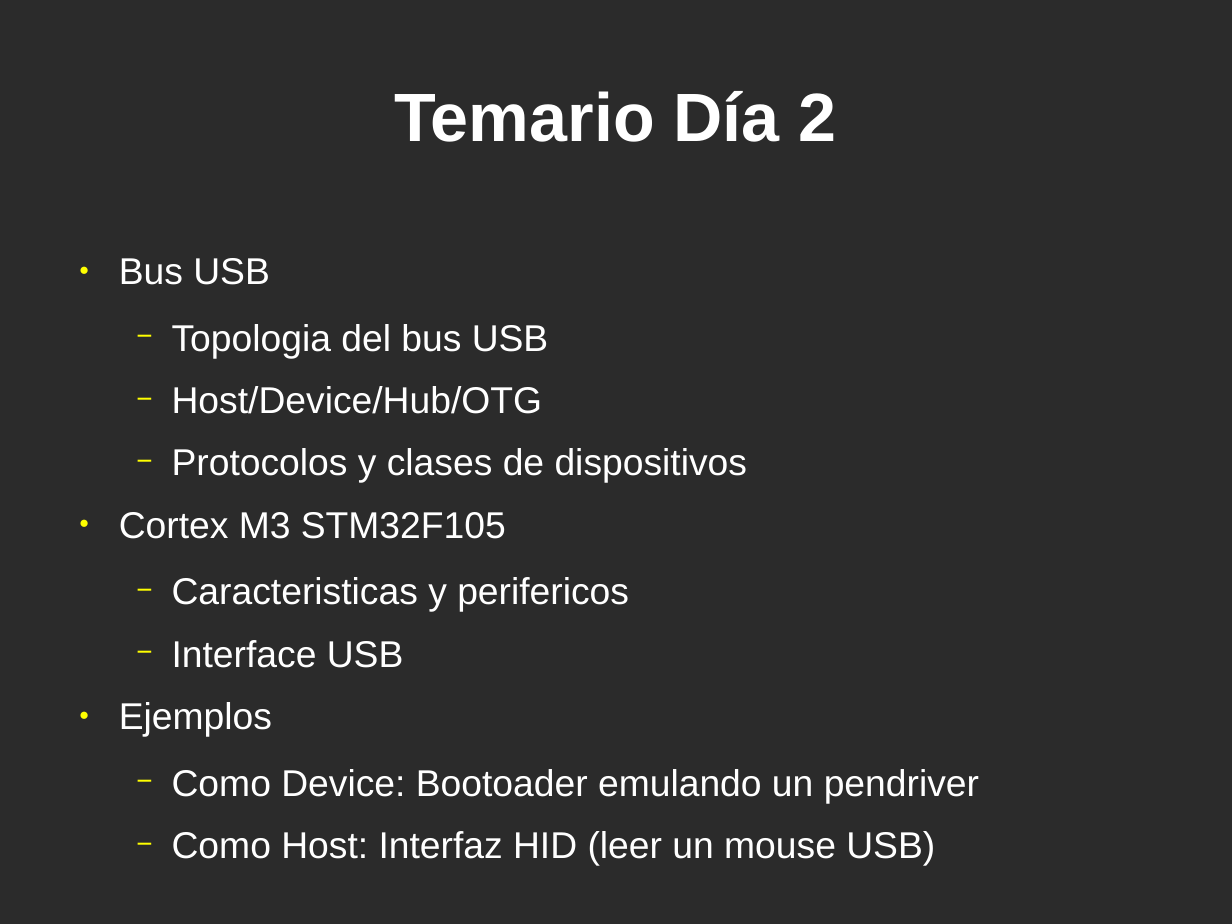
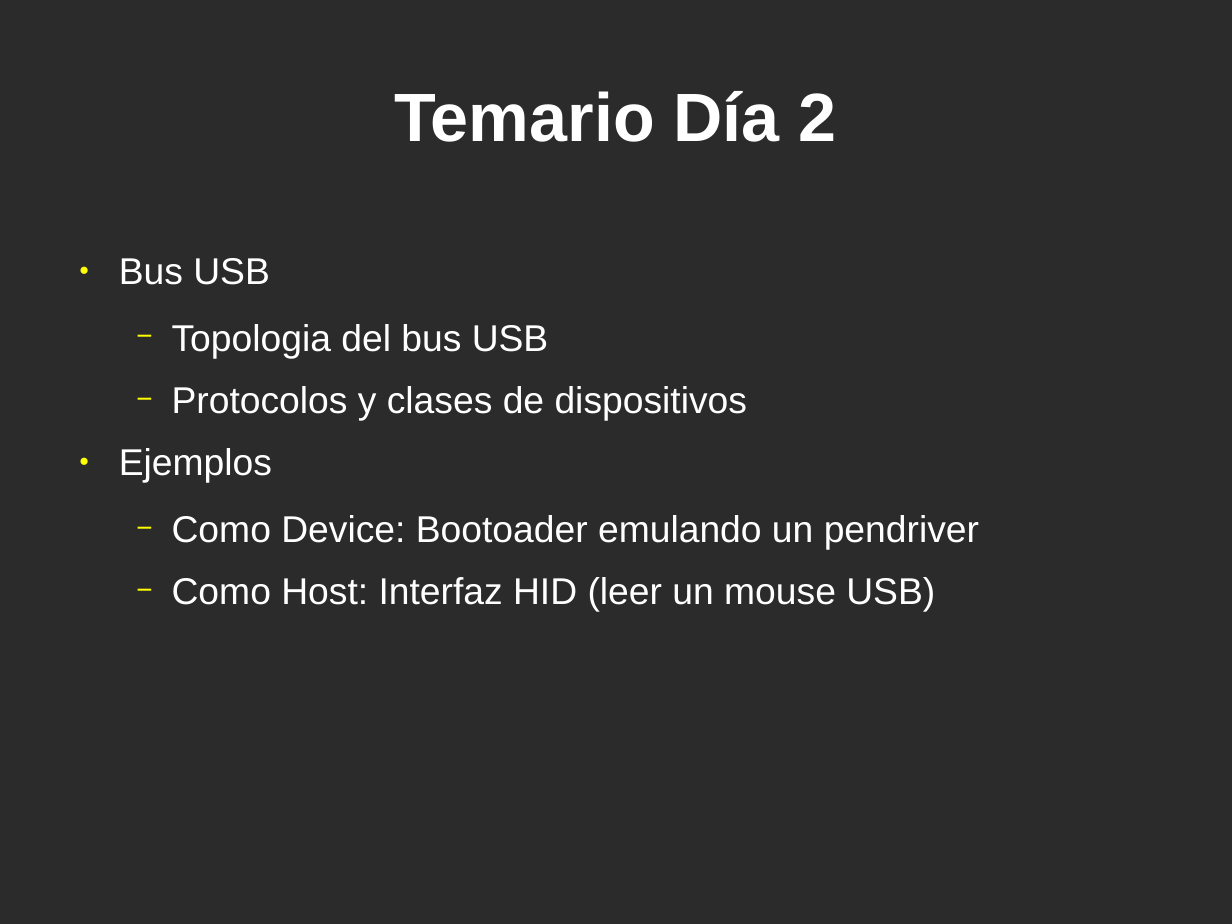
Before and after one commit to martinribelotta/curso_cm3_2011_docs, a slide deck: slide 2 of Curso Cortex M3 UTN Dia2.odp. Drawn at 1232x924 pixels with LibreOffice and Linux fonts; fonts in the diff are those of the drawing; background and template pictures are left out; a plain dark background stands for a picture behind light text. Boxes give left, top, right and bottom in pixels: in the first picture for what was removed or moved away, otherwise in the second. Text is boxed around its words. In the diff, an @@ line names an element or a change of style, - is before the commit and + after.

```diff
--- a/Curso Cortex M3 UTN Dia2.odp
+++ b/Curso Cortex M3 UTN Dia2.odp
@@ text at bbox=[172, 386, 542, 414]: paragraph removed @@
-  − Host/Device/Hub/OTG
@@ text at bbox=[119, 512, 629, 668]: paragraphs removed @@
-● Cortex M3 STM32F105
-  − Caracteristicas y perifericos
-  − Interface USB
```
Also in this commit, not shown: 1 other slide changed, 16 slides added, 1 other file.
